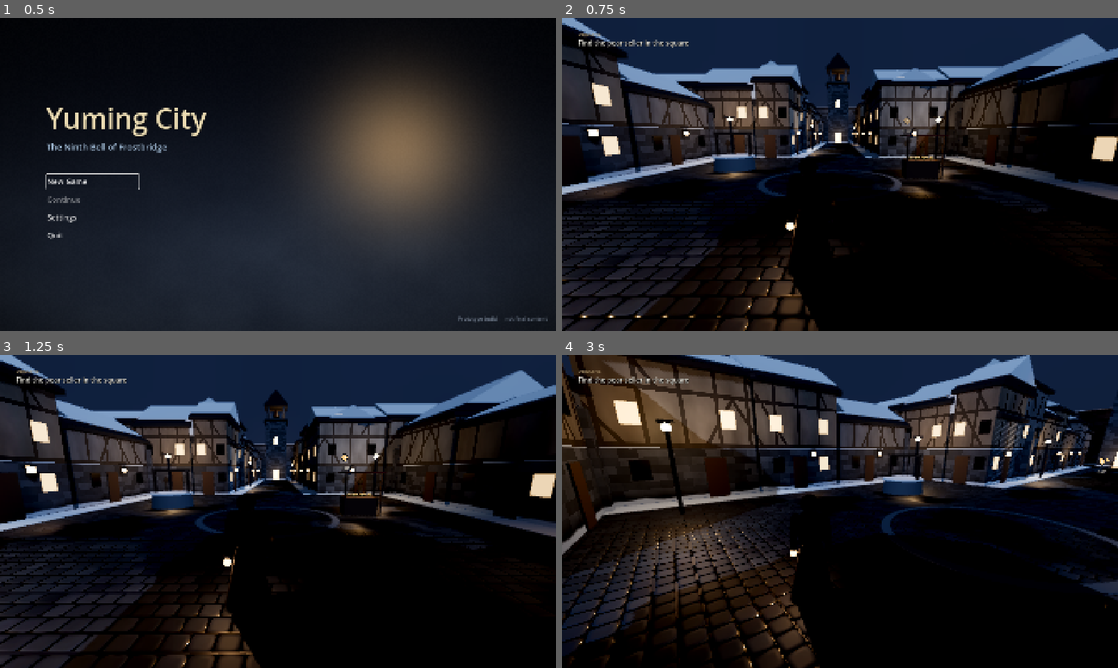
Above: before the commit, frames 1-4 (two rows, left to right).
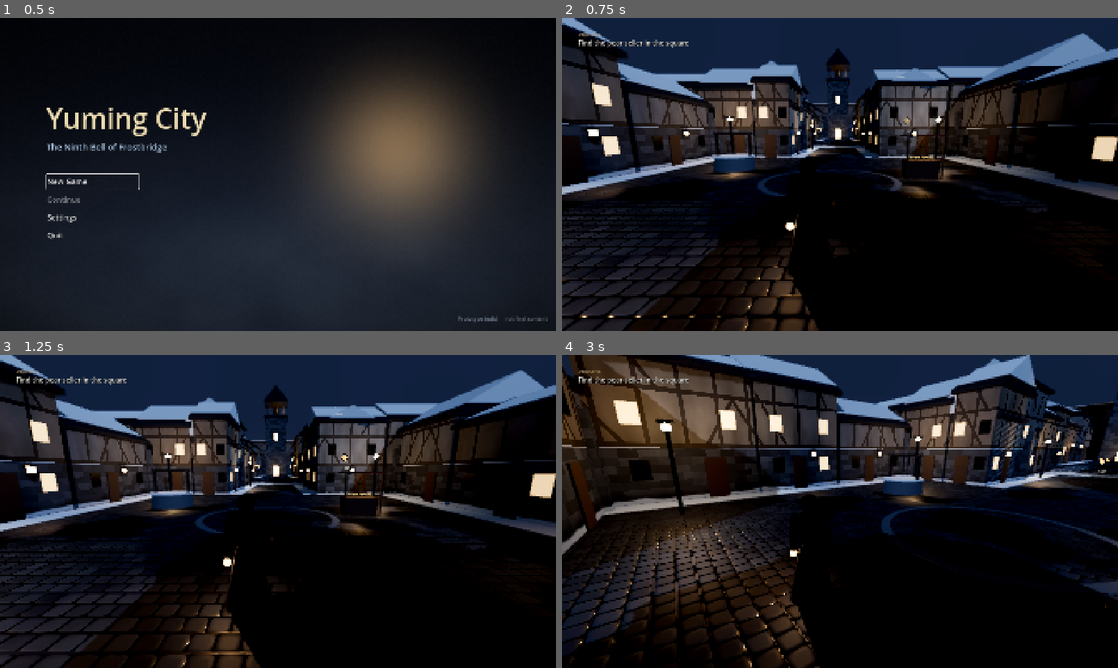
Above: after the commit, the same moments.

Repository: twjackysu/yuming-city
Game: Godot game, scene res://scenes/boot/boot.tscn
The game is run twice, just before and just after one commit, with the same random seed, the same clock (stepped at 60 frames per second) and the same inputs.
Inputs (mouse positions are in pixels of both pictures, inside the frame that each line leads up to):
- Up to frame 1 (0.5 s): no input
- Up to frame 2 (0.75 s): click "New Game" at 0.5 s
- Up to frame 3 (1.25 s): no input
- Up to frame 4 (3 s): tap Enter (ui_accept) at 1.25, 1.52, 2.27 s; move the mouse to (962, 495) at 1.27 s; hold D (move_right) 1.28-2.03 s; click (962, 495) at 1.35 s; move the mouse to (812, 511) at 2.02 s; hold W (move_forward) from 2.03 s (still down); tap E (command_evade) at 2.1 s; move the mouse to (851, 505) at 2.77 s; tap R (command_guard) at 2.85 s

Frame 1 is identical in both runs. In frame 2, 0.6% of the frame differs, in the area x 44-54%, y 9-42%; in frame 3, 0.7%; in frame 4, 0.9%, in the area x 87-100%, y 14-40%.

Commit message:
feat: 主街往鐘樓爬坡（照概念圖）——主街北段四級石階（踏面前緣薄雪）上到高 0.9 m 的台地，北街、鐘樓、北城牆、受困者、灰巡者都在台地上；看不到的斜坡碰撞穿過每級前緣，角色不用跨階
StoryLevel.ground_y()（霜橋鎮覆寫）給測試與瞬移用；截圖旗標 --at=steps。

Co-Authored-By: Claude Opus 5.5 <noreply@anthropic.com>
Claude-Session: https://claude.ai/code/session_01DgXGTvXTUPnFiqQqosZ6o2

Diff:
--- a/game/scenes/levels/frostbridge.gd
+++ b/game/scenes/levels/frostbridge.gd
@@ -3,13 +3,14 @@
 ##
 ## 版面（-Z 是北，單位公尺）：
 ##   廣場  z∈[-10,10]、x∈[-11,11]：出生點、梨販攤、井、四盞路燈
-##   主街  z∈[-30,-10]、寬 8；北街 z∈[-46,-30]（第九聲後陷落）；鐘樓 z=-50；北城牆 z=-55
+##   主街  z∈[-30,-10]、寬 8；北段 z∈[-29.2,-25.2] 四級石階往上（概念圖：街道往鐘樓爬坡）
+##   北街 z∈[-46,-30]（第九聲後陷落）；鐘樓 z=-50；北城牆 z=-55——都在高 RISE 的台地上
 ##   南街  z∈[10,34]、寬 7：石拱 z=20（九息）、送葬者戰
 ##   路口  z∈[34,42]、x∈[-20,20]：傷者車隊的終點
 ## 靜態幾何全部進 StaticBatch（每種材質一個 draw call）；會動的（北街房子、鐘）各自一個節點。
 ##
 ## 開發用旗標（`++ --level=frostbridge ...`）：`--rescue` 跳到救援段落、`--convoy` 直接開打送葬者戰、`--phase2`、
-## `--arch=preview|restored|spent`（諾恩站在南街石拱前）、`--at=plaza|main|north|south|cross`（出生位置）、
+## `--arch=preview|restored|spent`（諾恩站在南街石拱前）、`--at=plaza|main|steps|north|south|cross`（出生位置）、
 ## `--convoy --throw=arch|kindling [--throw-t=秒]`（直接擲出鐵架，畫面停在擲出後第幾秒）。
 
 const PLAZA_HALF: float = 11.0
@@ -25,6 +26,11 @@
 const CROSS_S: float = 42.0
 const CROSS_HALF: float = 20.0
 const STALL_POS: Vector3 = Vector3(4.5, 0.0, -1.0)
+## 北街＋鐘樓的台地高度；主街北段四級石階（看得到的台階＋看不到的斜坡碰撞，角色不用跨階）
+const RISE: float = 0.9
+const STEPS_S: float = -25.2
+const STEPS_N: float = -29.2
+const STEP_COUNT: int = 5
 
 ## 檢查點 -> 出生位置（沒列到的用廣場）
 const CHECKPOINT_SPAWNS: Dictionary = {
@@ -35,7 +41,8 @@
 const DEV_SPAWNS: Dictionary = {
 	"plaza": Vector3(0.0, 0.05, 7.0),
 	"main": Vector3(0.0, 0.05, -14.0),
-	"north": Vector3(0.0, 0.05, -32.0),
+	"steps": Vector3(0.6, 0.05, -21.0),
+	"north": Vector3(0.0, RISE + 0.05, -32.0),
 	"south": Vector3(0.0, 0.05, 12.0),
 	"cross": Vector3(0.0, 0.05, 36.0),
 }
@@ -53,7 +60,7 @@
 	_build_ground()
 	_build_plaza()
 	_build_streets()
-	_build_bell_tower(Vector3(0.0, 0.0, TOWER_Z))
+	_build_bell_tower(Vector3(0.0, RISE, TOWER_Z))
 	_build_lamps()
 	_build_pear_stall(STALL_POS)
 	_build_cellar_hatch()
@@ -89,7 +96,7 @@
 		Game.session.set_flag("slice.met_pear_seller", true)
 		Game.session.set_flag("slice.bell_rings", 9)
 		collapse_north_street(false)
-		player.global_position = Vector3(-1.4, 0.05, -30.2)
+		player.global_position = Vector3(-1.4, RISE + 0.05, -30.2)
 	if dev_args.has("convoy"):
 		player.global_position = Vector3(0.0, 0.05, 10.0)
 		player.rotation.y = PI  # 面向南街
@@ -144,10 +151,10 @@
 
 ## 北街陷落後才有受困者；讀檔時已陷落也會在這裡生成。
 const RESCUE_SPOTS: Dictionary = {
-	"north_a": Vector3(-3.0, 0.0, -33.0),
-	"north_b": Vector3(3.0, 0.0, -37.5),
-	"north_c": Vector3(-2.8, 0.0, -42.0),
-	"north_d": Vector3(3.1, 0.0, -45.0),
+	"north_a": Vector3(-3.0, RISE, -33.0),
+	"north_b": Vector3(3.0, RISE, -37.5),
+	"north_c": Vector3(-2.8, RISE, -42.0),
+	"north_d": Vector3(3.1, RISE, -45.0),
 }
 
 
@@ -167,7 +174,7 @@
 # ---------------------------------------------------------------- 席菈（段落 4）
 
 const SHEILA_WAIT_POS: Vector3 = Vector3(1.6, 0.0, -21.0)
-const ASHWALKER_POS: Vector3 = Vector3(0.0, 0.0, -34.0)
+const ASHWALKER_POS: Vector3 = Vector3(0.0, RISE, -34.0)
 const SHEILA_TALK_RANGE: float = 2.6
 
 var ashwalker: Ashwalker
@@ -330,7 +337,7 @@
 
 func _build_story_triggers() -> void:
 	_trigger("PearSellerTrigger", STALL_POS + Vector3(-0.8, 1.0, 0.0), Vector3(3.0, 2.0, 3.0), _on_pear_seller)
-	_trigger("BellTowerTrigger", Vector3(0.0, 1.0, TOWER_Z + 3.7), Vector3(4.0, 2.0, 2.0), _on_bell_tower)
+	_trigger("BellTowerTrigger", Vector3(0.0, RISE + 1.0, TOWER_Z + 3.7), Vector3(4.0, 2.0, 2.0), _on_bell_tower)
 	_trigger("CellarTrigger", CELLAR_POS + Vector3(0.0, 1.0, 0.0), Vector3(1.8, 2.0, 1.6), _on_cellar)
 	_trigger("ConvoyTrigger", Vector3(0.0, 1.0, PLAZA_S + 2.0), Vector3(SOUTH_HALF * 2.0, 2.0, 2.0), _on_south_street)
 	_trigger("ArchMemoryTrigger", Vector3(0.0, 1.0, ARCH_Z - 5.5), Vector3(SOUTH_HALF * 2.0, 2.0, 2.0), _on_arch_memory)
@@ -338,10 +345,10 @@
 
 ## 過場鏡頭（CutsceneView 依名字找；slice_bell_nine.json 用到這三個）。
 func _build_cutscene_cameras() -> void:
-	var t := Vector3(0.0, 0.0, TOWER_Z)
+	var t := Vector3(0.0, RISE, TOWER_Z)
 	_camera_marker("BellCamWide", t + Vector3(2.6, 1.7, 19.0), t + Vector3(0.0, 14.5, 0.0))
 	_camera_marker("BellCamRope", t + Vector3(2.4, 15.6, 6.2), t + Vector3(0.0, 16.3, 0.0))
-	_camera_marker("NorthStreetCam", Vector3(-1.5, 10.0, NORTH_START + 8.0), Vector3(0.0, 1.0, NORTH_END + 4.0))
+	_camera_marker("NorthStreetCam", Vector3(-1.5, 10.0, NORTH_START + 8.0), Vector3(0.0, RISE + 1.0, NORTH_END + 4.0))
 
 
 # ---------------------------------------------------------------- 場景
@@ -357,9 +364,56 @@
 	var snow := look.mat(FrostbridgeLook.SNOW)
 	for sx: float in [-1.0, 1.0]:
 		_batch.add_box_at(Vector3(1.4, 0.04, PLAZA_S - PLAZA_N), Vector3(sx * (PLAZA_HALF - 0.7), 0.02, 0.0), snow, false)
-		_batch.add_box_at(Vector3(1.2, 0.04, PLAZA_N - NORTH_END), Vector3(sx * (MAIN_HALF - 0.6), 0.02, (PLAZA_N + NORTH_END) * 0.5), snow, false)
+		_batch.add_box_at(Vector3(1.2, 0.04, PLAZA_N - STEPS_S), Vector3(sx * (MAIN_HALF - 0.6), 0.02, (PLAZA_N + STEPS_S) * 0.5), snow, false)
+		_batch.add_box_at(Vector3(1.2, 0.04, STEPS_N - NORTH_END), Vector3(sx * (MAIN_HALF - 0.6), RISE + 0.02, (STEPS_N + NORTH_END) * 0.5), snow, false)
 		_batch.add_box_at(Vector3(1.0, 0.04, CROSS_N - PLAZA_S), Vector3(sx * (SOUTH_HALF - 0.5), 0.02, (PLAZA_S + CROSS_N) * 0.5), snow, false)
 	_batch.add_box_at(Vector3(CROSS_HALF * 2.0, 0.04, 1.2), Vector3(0.0, 0.02, CROSS_S - 0.6), snow, false)
+	_build_rise()
+
+
+## 北街＋鐘樓的台地與主街北段的石階。台地本體是石牆（南面露出來的那一階看得到石塊），
+## 上面再鋪一層濕石板路；石階一級一個石塊，看不到的斜坡碰撞穿過每一級的前緣。
+func _build_rise() -> void:
+	var z_n: float = TOWER_Z - 8.0
+	var depth: float = STEPS_N - z_n
+	_batch.add_box_at(Vector3(50.0, RISE + 1.0, depth), Vector3(0.0, (RISE - 1.0) * 0.5, (STEPS_N + z_n) * 0.5), look.stone_wall(1.0))
+	_batch.add_box_at(Vector3(50.0, 0.02, depth), Vector3(0.0, RISE + 0.01, (STEPS_N + z_n) * 0.5), look.wet_ground(FrostbridgeLook.STONE, 0.42, 0.4), false)
+	var run: float = (STEPS_S - STEPS_N) / float(STEP_COUNT - 1)  # 每級的深度
+	var step_h: float = RISE / float(STEP_COUNT)
+	var stone := look.stone_wall(1.0)  # 跟後牆同一個材質（不多一個 draw call）
+	var snow := look.mat(FrostbridgeLook.SNOW)
+	for i: int in STEP_COUNT - 1:
+		var top: float = step_h * float(i + 1)
+		var front: float = STEPS_S - run * float(i)
+		# 每一級從前緣一路延伸到台地（上一級蓋住後段），兩側離房子 5 cm 避免共面閃爍
+		_batch.add_box_at(Vector3(MAIN_HALF * 2.0 - 0.1, top, front - STEPS_N), Vector3(0.0, top * 0.5, (front + STEPS_N) * 0.5), stone, false)
+		# 踏面前緣一條薄雪
+		_batch.add_box_at(Vector3(MAIN_HALF * 2.0 - 0.6, 0.02, 0.12), Vector3(0.0, top + 0.01, front - 0.08), snow, false)
+	# 斜坡碰撞：上表面通過每一級的前緣——從第一級前面一級深度處的地面（STEPS_S + run）到台地邊（STEPS_N）
+	var horizontal: float = STEPS_S + run - STEPS_N
+	var angle: float = atan2(RISE, horizontal)
+	var slope_len: float = Vector2(horizontal, RISE).length()
+	var normal := Vector3(0.0, cos(angle), sin(angle))
+	var mid := Vector3(0.0, RISE * 0.5, (STEPS_S + run + STEPS_N) * 0.5)
+	var body := StaticBody3D.new()
+	body.name = "StepsRamp"
+	var shape := CollisionShape3D.new()
+	var box := BoxShape3D.new()
+	box.size = Vector3(MAIN_HALF * 2.0, 0.4, slope_len)
+	shape.shape = box
+	shape.transform = Transform3D(Basis(Vector3.RIGHT, angle), mid - normal * 0.2)
+	body.add_child(shape)
+	add_child(body)
+
+
+## 地面高度（台地上是 RISE；石階上沿斜坡）。測試與開發用瞬移用。
+func ground_y(p: Vector3) -> float:
+	var run: float = (STEPS_S - STEPS_N) / float(STEP_COUNT - 1)
+	if p.z <= STEPS_N and absf(p.x) < 25.0:
+		return RISE
+	if p.z < STEPS_S + run and absf(p.x) < MAIN_HALF:
+		return RISE * (STEPS_S + run - p.z) / (STEPS_S + run - STEPS_N)
+	return 0.0
 
 
 func _build_plaza() -> void:
@@ -378,12 +432,12 @@
 	_row(Vector3(-MAIN_HALF, 0, PLAZA_N - 0.3), Vector3(-MAIN_HALF, 0, NORTH_START), Vector3.RIGHT)
 	_row(Vector3(MAIN_HALF, 0, NORTH_START), Vector3(MAIN_HALF, 0, PLAZA_N - 0.3), Vector3.LEFT)
 	# 北街：每棟獨立節點，第九聲後沉下去
-	_row(Vector3(-MAIN_HALF, 0, NORTH_START - 0.3), Vector3(-MAIN_HALF, 0, NORTH_END - 3.0), Vector3.RIGHT, true)
-	_row(Vector3(MAIN_HALF, 0, NORTH_END - 3.0), Vector3(MAIN_HALF, 0, NORTH_START - 0.3), Vector3.LEFT, true)
+	_row(Vector3(-MAIN_HALF, RISE, NORTH_START - 0.3), Vector3(-MAIN_HALF, RISE, NORTH_END - 3.0), Vector3.RIGHT, true)
+	_row(Vector3(MAIN_HALF, RISE, NORTH_END - 3.0), Vector3(MAIN_HALF, RISE, NORTH_START - 0.3), Vector3.LEFT, true)
 	# 北城牆
-	_batch.add_box_at(Vector3(44.0, 9.0, 1.6), Vector3(0.0, 4.5, TOWER_Z - 5.5), look.stone_wall(1.6))
-	_batch.add_box_at(Vector3(44.6, 0.5, 2.0), Vector3(0.0, 9.2, TOWER_Z - 5.5), look.mat(FrostbridgeLook.ROOF))
-	_batch.add_box_at(Vector3(44.6, 0.14, 2.0), Vector3(0.0, 9.5, TOWER_Z - 5.5), look.mat(FrostbridgeLook.SNOW), false)
+	_batch.add_box_at(Vector3(44.0, 9.0, 1.6), Vector3(0.0, RISE + 4.5, TOWER_Z - 5.5), look.stone_wall(1.6))
+	_batch.add_box_at(Vector3(44.6, 0.5, 2.0), Vector3(0.0, RISE + 9.2, TOWER_Z - 5.5), look.mat(FrostbridgeLook.ROOF))
+	_batch.add_box_at(Vector3(44.6, 0.14, 2.0), Vector3(0.0, RISE + 9.5, TOWER_Z - 5.5), look.mat(FrostbridgeLook.SNOW), false)
 	# 南街
 	_row(Vector3(-SOUTH_HALF, 0, CROSS_N - 0.3), Vector3(-SOUTH_HALF, 0, PLAZA_S + 0.3), Vector3.RIGHT)
 	_row(Vector3(SOUTH_HALF, 0, PLAZA_S + 0.3), Vector3(SOUTH_HALF, 0, CROSS_N - 0.3), Vector3.LEFT)
@@ -518,7 +572,7 @@
 func _build_lamps() -> void:
 	var shadowed: Array[Vector3] = [Vector3(-8.0, 0, 7.5), Vector3(8.0, 0, -7.5), Vector3(-3.2, 0, -20.0),
 		Vector3(2.8, 0, 15.0), Vector3(6.0, 0, 38.0)]
-	var plain: Array[Vector3] = [Vector3(8.0, 0, 7.5), Vector3(-8.0, 0, -7.5), Vector3(3.2, 0, -34.0),
+	var plain: Array[Vector3] = [Vector3(8.0, 0, 7.5), Vector3(-8.0, 0, -7.5), Vector3(3.2, RISE, -34.0),
 		Vector3(-2.8, 0, 28.0), Vector3(-9.0, 0, 39.0)]
 	for p: Vector3 in shadowed:
 		_lamp_post(p, true)
--- a/game/scenes/levels/story_level.gd
+++ b/game/scenes/levels/story_level.gd
@@ -32,6 +32,11 @@
 ## 子類別覆寫：傷者車隊路線、席菈與送葬者出現的位置。
 func _caravan_route() -> PackedVector3Array:
 	return PackedVector3Array([Vector3(-1.2, 0, 5.0), Vector3(-0.4, 0, -6.0), Vector3(0.0, 0, -12.0), Vector3(0.6, 0, -21.0)])
+
+
+## 地面高度（平地關卡是 0；霜橋鎮覆寫：北街台地與石階）。
+func ground_y(_p: Vector3) -> float:
+	return 0.0
 
 
 func _sheila_spawn() -> Vector3:
--- a/game/tests/flow/test_frostbridge.gd
+++ b/game/tests/flow/test_frostbridge.gd
@@ -113,7 +113,7 @@
 	var tower: Vector3 = (level.get_node("BellTowerTrigger") as Node3D).global_position
 	assert_true(absf(hud.guide.distance - Vector2(tower.x - player.global_position.x, tower.z - player.global_position.z).length()) < 0.5, "敲鐘階段指向鐘樓")
 	# 走到目標旁邊就不顯示
-	player.global_position = Vector3(tower.x, 0.05, tower.z + 1.0)
+	player.global_position = Vector3(tower.x, level.ground_y(tower) + 0.05, tower.z + 1.0)
 	await tree.process_frame
 	assert_false(hud.guide.shown, "到了目標旁邊就不顯示")
 	await _free(level)
@@ -250,3 +250,34 @@
 	(level as Node).call("start_convoy")
 	assert_eq(s.state.get_flag("slice.saw_south_arch"), true, "護送開打時補上石拱的記憶")
 	await _free(level)
+
+
+
+## 概念圖：主街往鐘樓爬坡——北段四級石階上到台地，北街、鐘樓、受困者都在台地上。
+func test_player_climbs_steps_to_north_street() -> void:
+	_session()
+	var level: StoryLevel = await _load()
+	var player: PlayerController = level.get_node("Player") as PlayerController
+	var rise: float = float(level.get("RISE"))
+	assert_true(rise > 0.5, "北街台地比主街高（%.2f m）" % rise)
+	assert_eq(level.ground_y(Vector3(0, 0, -20)), 0.0, "主街南段是平地")
+	assert_eq(level.ground_y(Vector3(0, 0, -40)), rise, "北街在台地上")
+	player.global_position = Vector3(0.0, 0.05, -21.0)
+	player.yaw = 0.0
+	for i: int in 5:
+		await tree.physics_frame
+	Input.action_press("move_forward")
+	for i: int in 420:
+		await tree.physics_frame
+		if player.global_position.z < -33.0:
+			break
+	Input.action_release("move_forward")
+	assert_true(player.global_position.z < -31.0, "走上石階到北街（停在 %s）" % player.global_position)
+	assert_true(absf(player.global_position.y - rise) < 0.25, "站在台地上（y=%.2f）" % player.global_position.y)
+	var tower: Node3D = level.get_node("BellTowerTrigger") as Node3D
+	assert_true(tower.global_position.y > rise, "鐘樓觸發區跟著台地抬高")
+	level.collapse_north_street(false)
+	for c: Node in level.get_children():
+		if c is RescueSite:
+			assert_true(absf((c as RescueSite).global_position.y - rise) < 0.01, "%s 在台地上" % c.name)
+	await _free(level)
--- a/game/tests/flow/test_slice_playthrough.gd
+++ b/game/tests/flow/test_slice_playthrough.gd
@@ -56,7 +56,9 @@
 
 ## 瞬移進觸發區（下一個物理幀才會 body_entered）。
 func _step_into(player: PlayerController, pos: Vector3, frames: int = 4) -> void:
-	player.global_position = Vector3(pos.x, 0.05, pos.z)
+	var level: StoryLevel = _level()
+	var ground: float = level.ground_y(pos) if level != null else 0.0
+	player.global_position = Vector3(pos.x, ground + 0.05, pos.z)
 	for i: int in frames:
 		await tree.physics_frame
 
